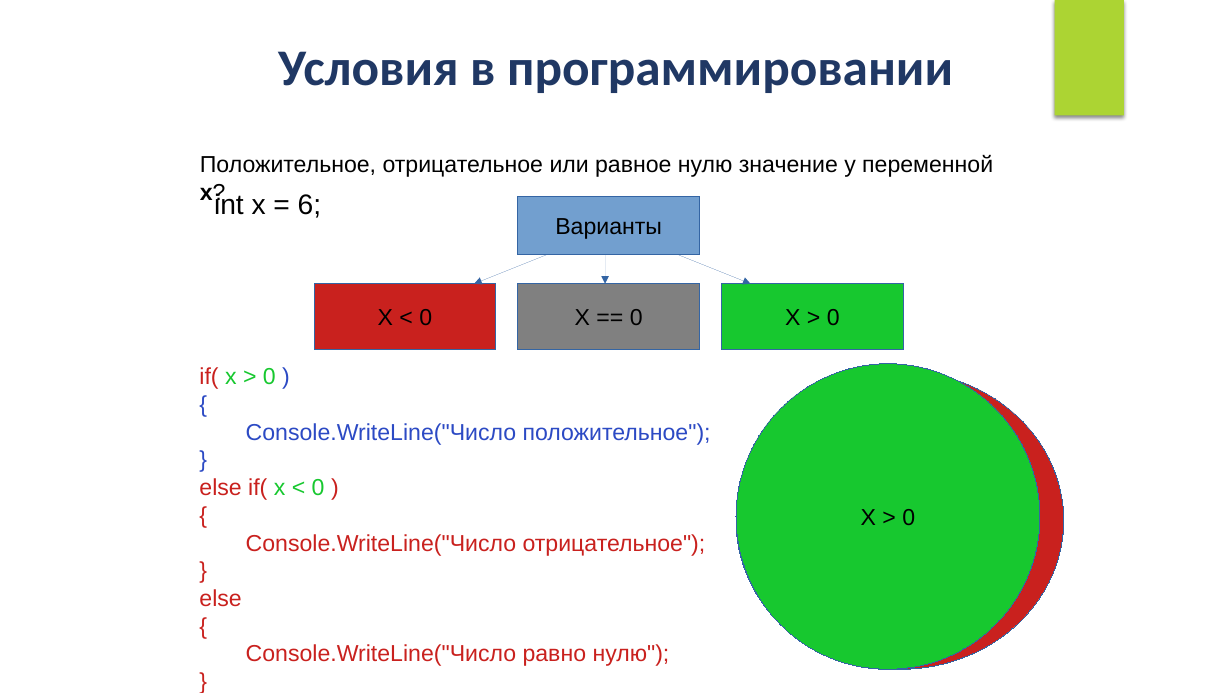
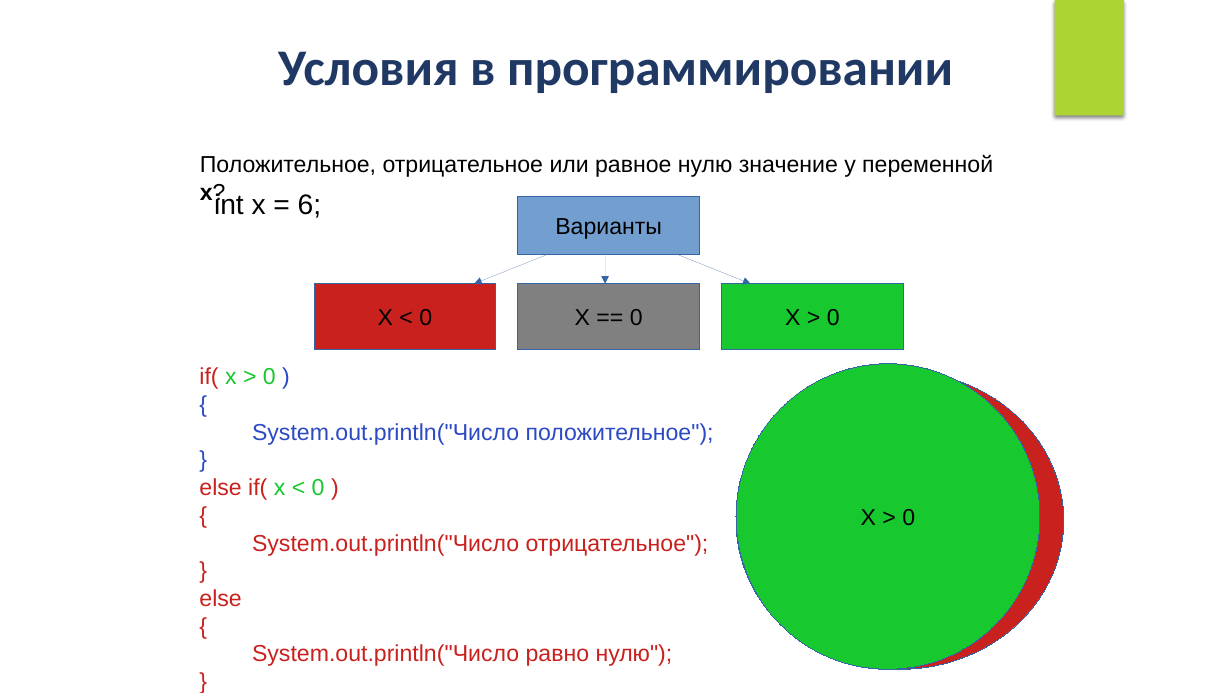
Before and after one commit to IriEfremova/LessonsCube, a slide deck: slide 22 of Samsung/Lesson5/Logical_operations.pptx. Drawn at 1232x693 pixels with LibreOffice and Linux fonts; fonts in the diff are those of the drawing. Boxes give left, top, right and bottom in pixels: in the first picture for what was removed or moved away, otherwise in the second. Text is boxed around its words. In the diff, an @@ line names an element or a change of style, - is before the commit and + after.

```diff
--- a/Samsung/Lesson5/Logical_operations.pptx
+++ b/Samsung/Lesson5/Logical_operations.pptx
@@ text at (252,423,714,445): text changed @@
-Console.WriteLine("Число положительное");
+System.out.println("Число положительное");
@@ text at (252,534,709,556): text changed @@
-Console.WriteLine("Число отрицательное");
+System.out.println("Число отрицательное");
@@ text at (252,644,673,666): text changed @@
-Console.WriteLine("Число равно нулю");
+System.out.println("Число равно нулю");
```
Also in this commit, not shown: 1 other slide changed, 4 slides added, 3 other files.
